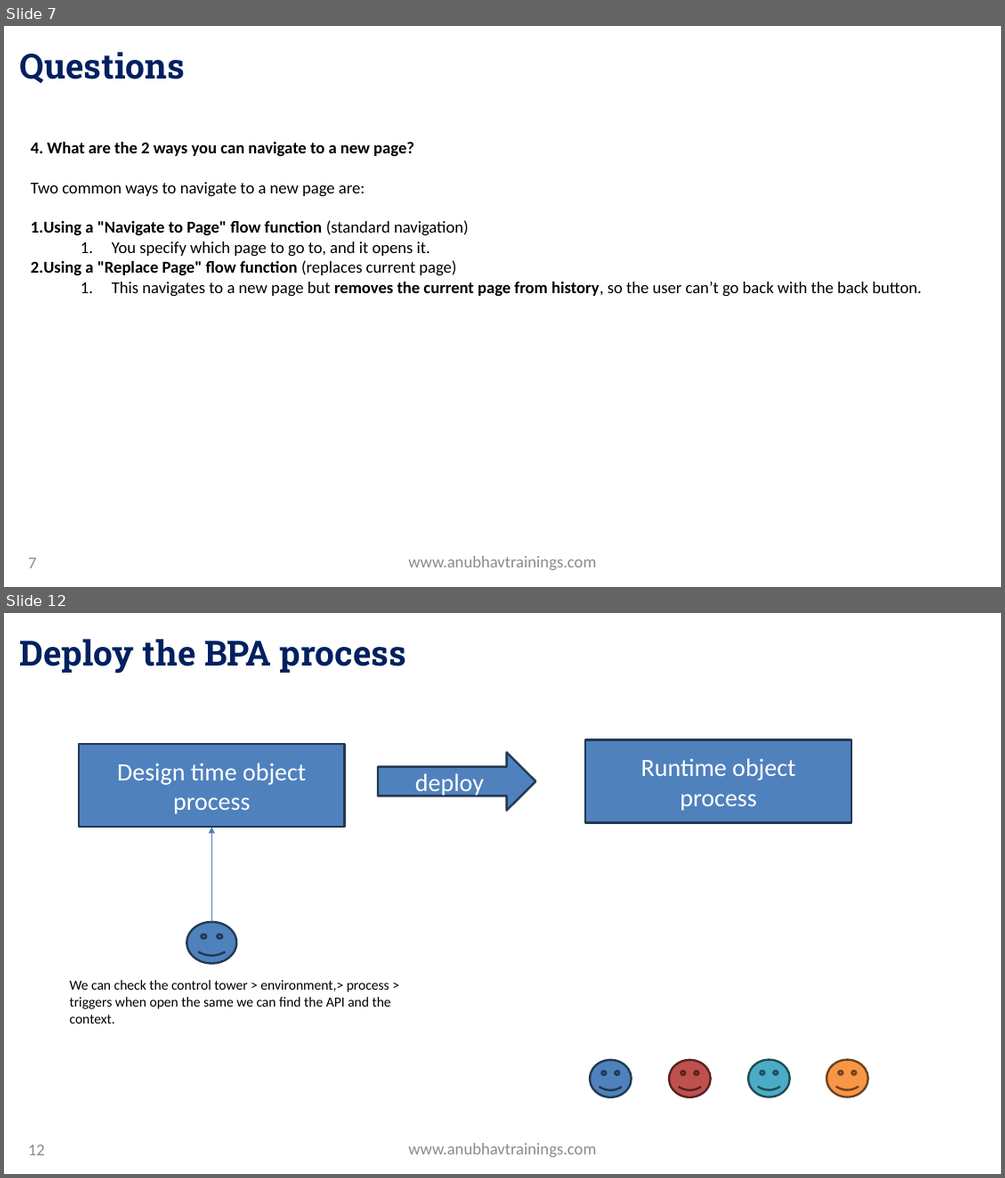
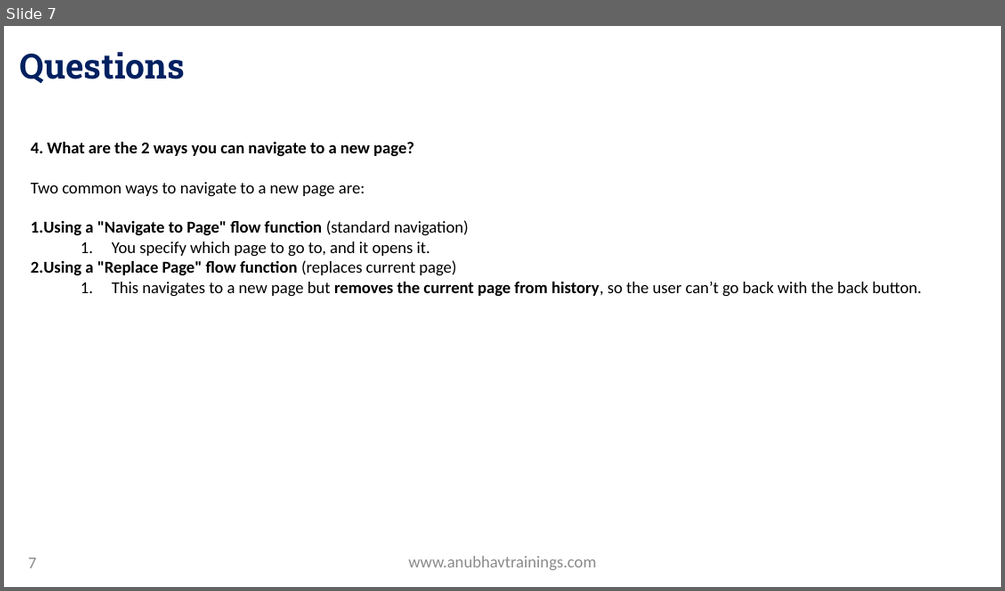
Before and after one commit to soyuztechnologies/SAP_BTP_Build_Apps_Training, a slide deck: Day 7/Day 7 -Build Apps Training.pptx. Shown one above the other, each under a label of ours: slides 7 and 12 before the commit, slide 7 after it; the slides between them are not shown. The pictures are 1005x1178 and 1005x591 pixels, drawn with LibreOffice and Linux fonts; fonts in the diff are those of the drawing; background and template pictures are left out. Boxes give left, top, right and bottom in pixels: in the first picture for what was removed or moved away, otherwise in the second. Text is boxed around its words. In the diff, an @@ line names an element or a change of style, - is before the commit and + after.

```diff
--- a/Day 7/Day 7 -Build Apps Training.pptx
+++ b/Day 7/Day 7 -Build Apps Training.pptx
@@ slide 12 removed at bbox=[4, 613, 1001, 1174], background picture (left out) @@
@@ title removed at bbox=[20, 639, 406, 674] @@
-Deploy the BPA process
@@ rectangle removed at bbox=[79, 744, 344, 827] @@
-Design time object
-process
@@ rectangle removed at bbox=[586, 739, 851, 822] @@
-Runtime object
-process
@@ right arrow removed at bbox=[378, 752, 535, 811] @@
-deploy
@@ arrow removed from (212, 922) to (212, 827) @@
@@ smiley face removed at bbox=[186, 922, 236, 964] @@
@@ text removed at bbox=[70, 980, 391, 1023] @@
-We can check the control tower > environment,> process > triggers when open the same we can find the API and the context.
@@ smiley face removed at bbox=[590, 1060, 631, 1097] @@
@@ smiley face removed at bbox=[669, 1060, 711, 1097] @@
@@ smiley face removed at bbox=[748, 1060, 790, 1097] @@
@@ smiley face removed at bbox=[826, 1060, 868, 1097] @@
@@ page number removed at bbox=[28, 1144, 45, 1155] @@
-12
@@ text removed at bbox=[408, 1143, 596, 1157] @@
-www.anubhavtrainings.com
```
Also in this commit, not shown: 5 other slides removed, 1 other file.
